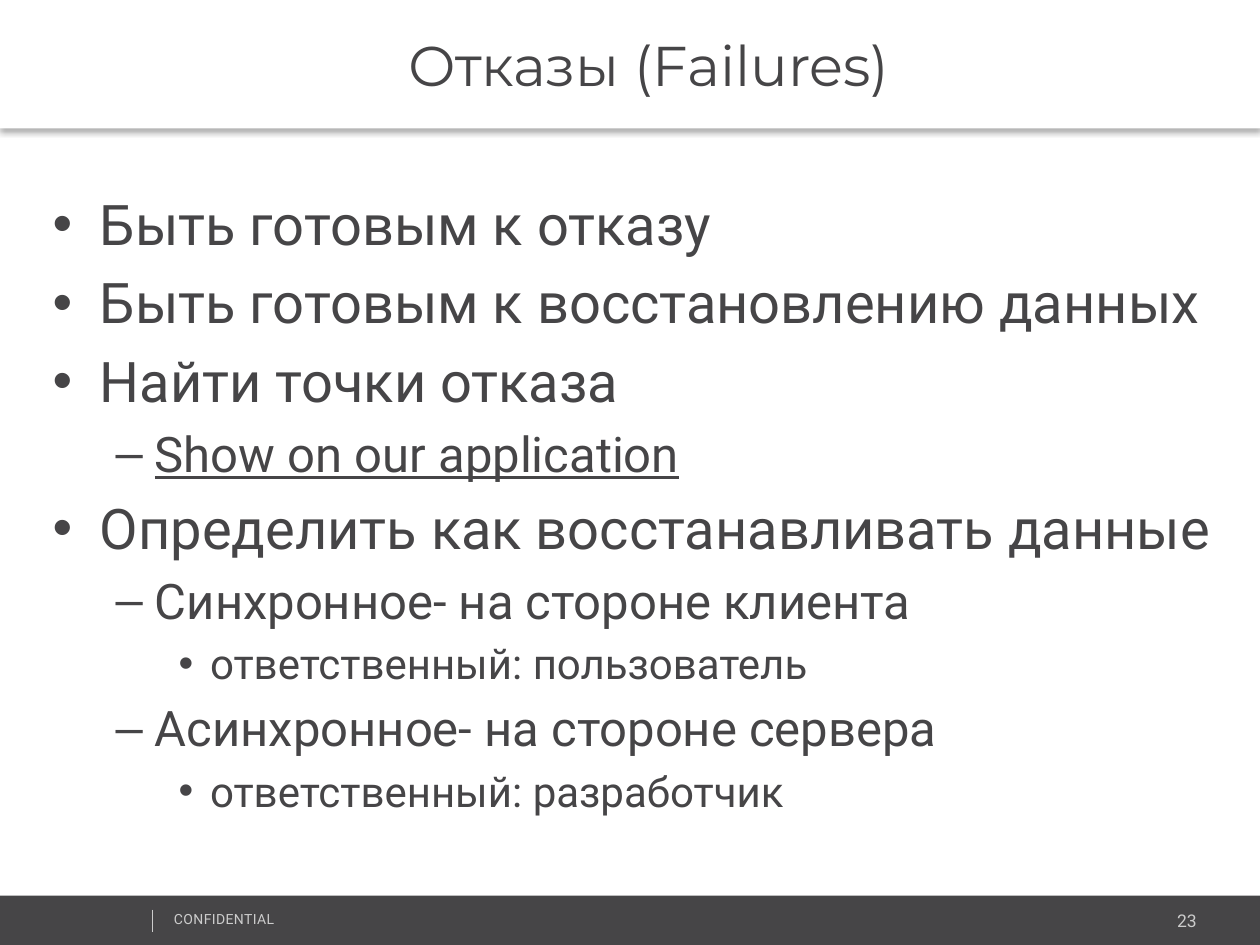
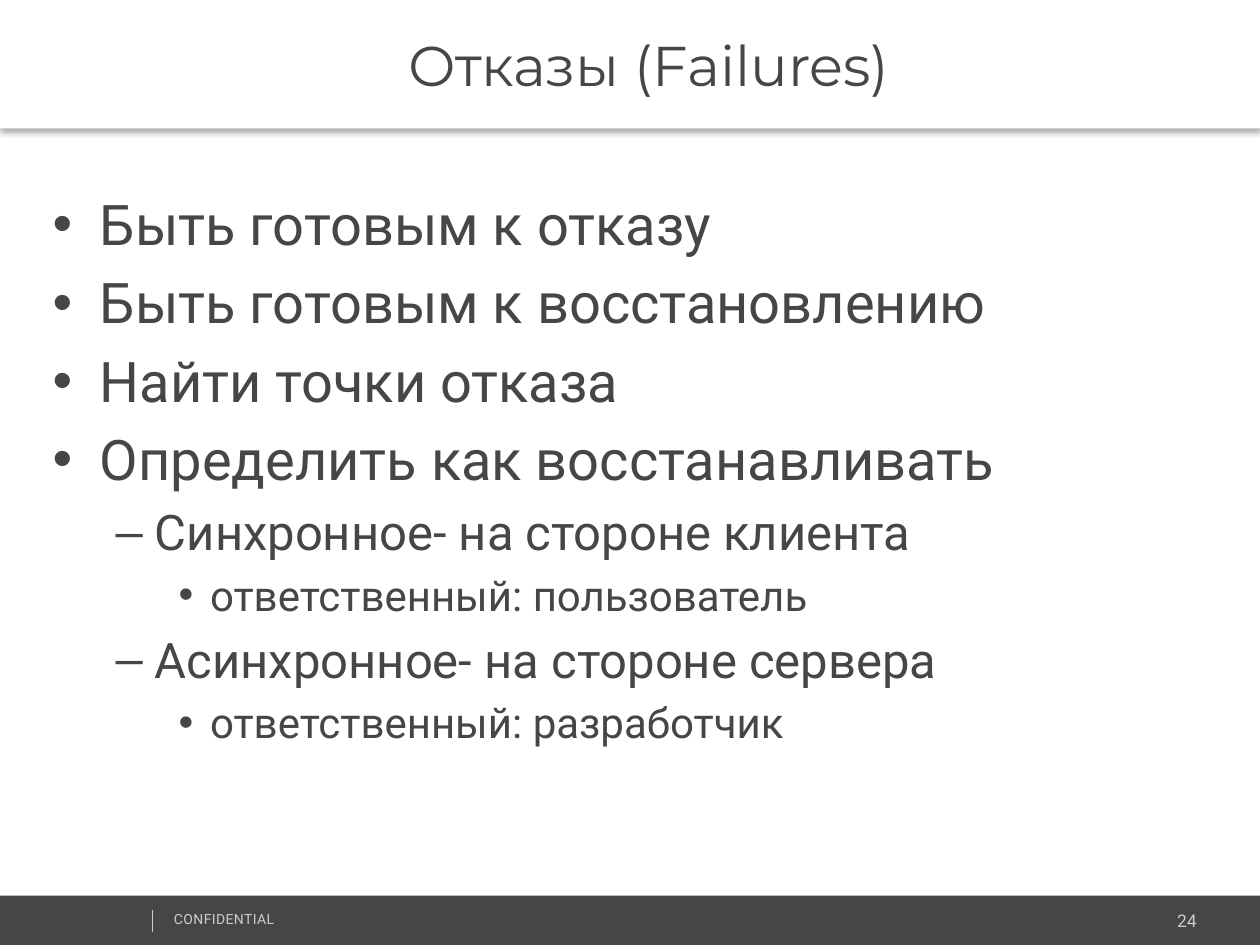
Before and after one commit to vitali-kviatkouski/personal, a slide deck: slide 24 of Microservices_Template.pptx (slide 23 before the commit). Drawn at 1260x945 pixels with LibreOffice and Linux fonts; fonts in the diff are those of the drawing; background and template pictures are left out. Boxes give left, top, right and bottom in pixels: in the first picture for what was removed or moved away, otherwise in the second. Text is boxed around its words. In the diff, an @@ line names an element or a change of style, - is before the commit and + after.

```diff
--- a/Microservices_Template.pptx
+++ b/Microservices_Template.pptx
@@ text at [100, 283, 985, 324]: text changed @@
-• Быть готовым к восстановлению данных
+• Быть готовым к восстановлению
@@ text at [100, 439, 994, 492]: text changed @@
-  – Show on our application
-• Определить как восстанавливать данные
+• Определить как восстанавливать
@@ page number at [1177, 914, 1197, 927]: text changed @@
-23
+24
```
Also in this commit, not shown: 4 other slides changed, 3 slides added, 2 other files.
